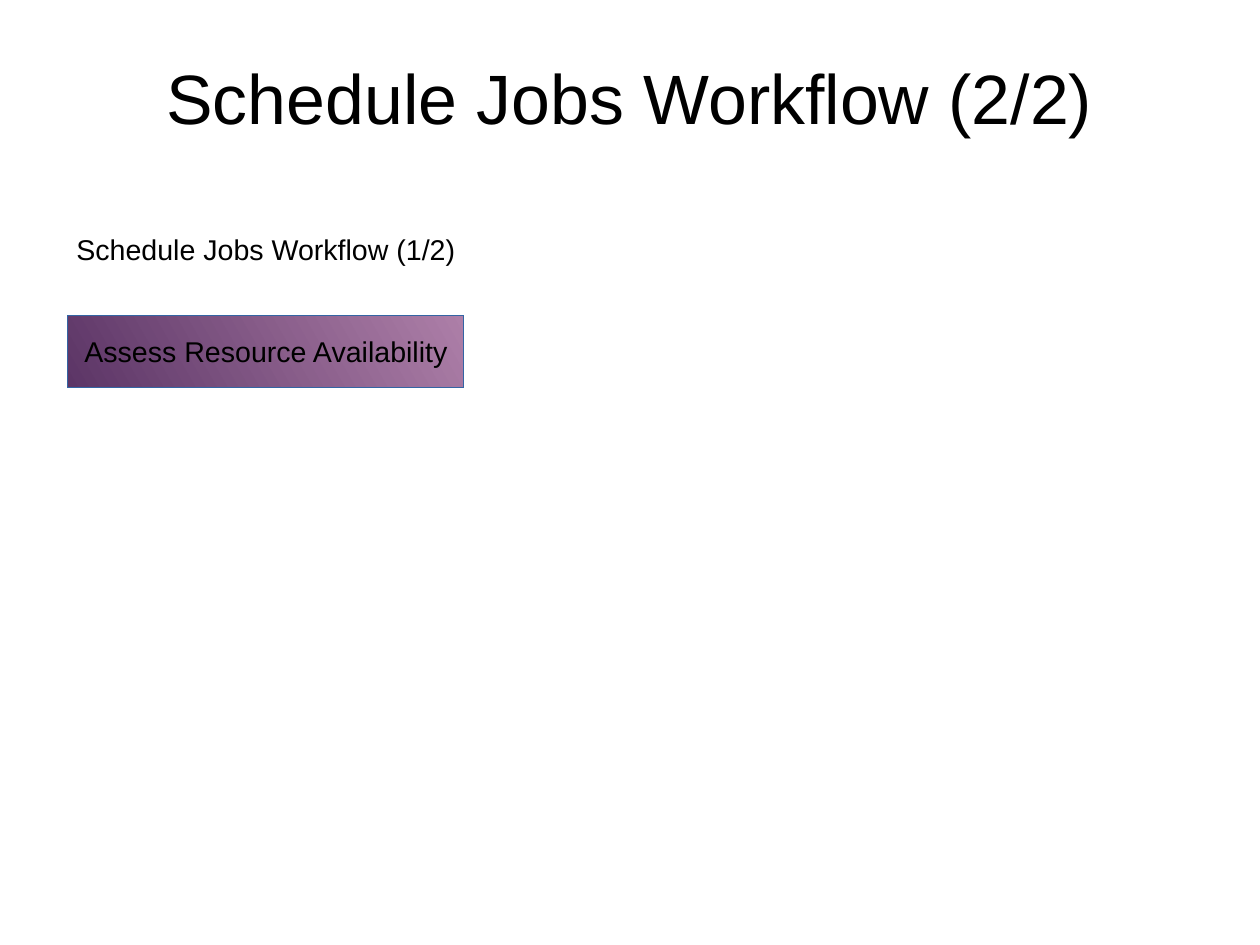
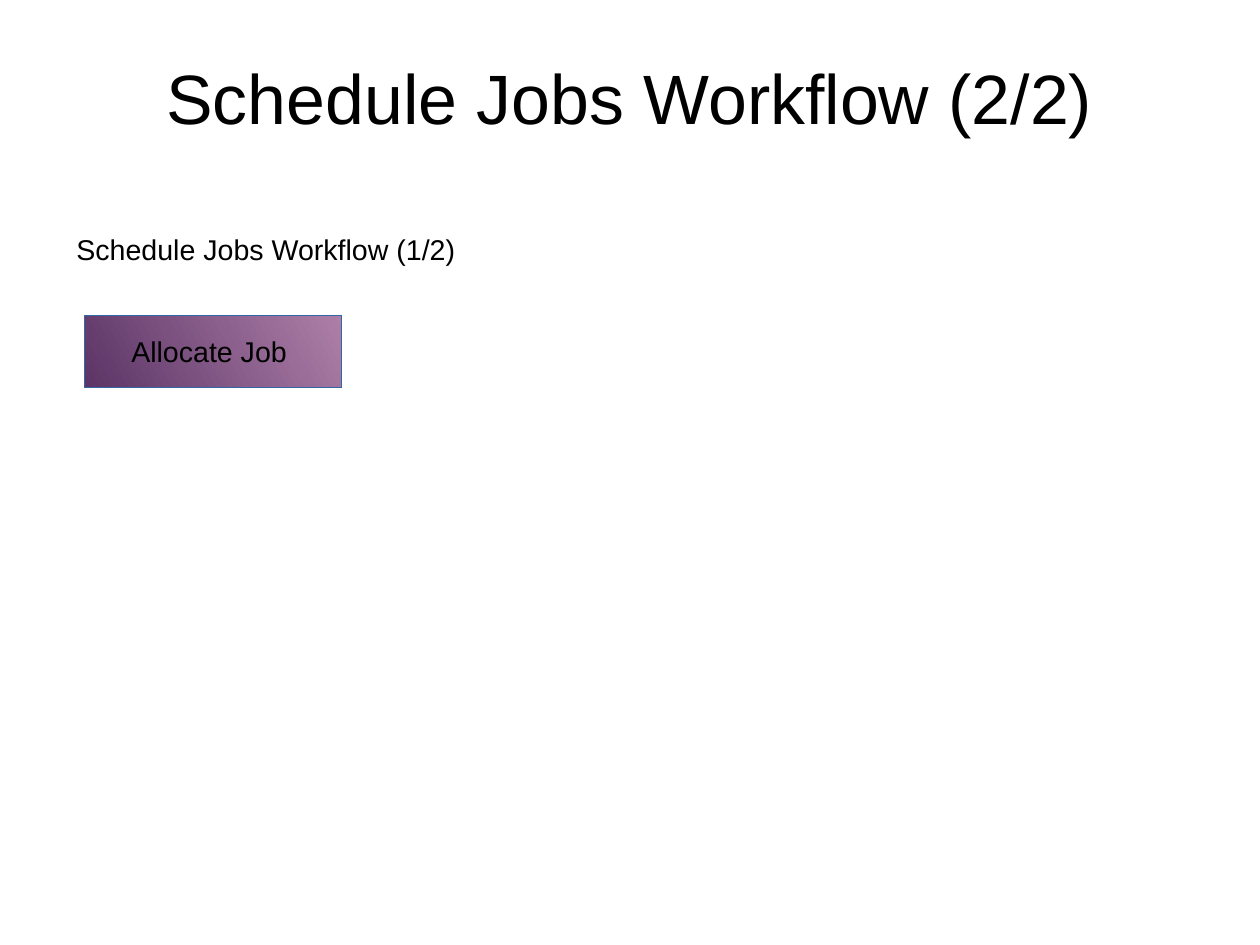
Before and after one commit to monkeysh1ne/TMNZ_Stuff, a slide deck: slide 5 of Workflows BP Models.odp (slide 4 before the commit). Drawn at 1260x945 pixels with LibreOffice and Linux fonts; fonts in the diff are those of the drawing. Boxes give left, top, right and bottom in pixels: in the first picture for what was removed or moved away, otherwise in the second. Text is boxed around its words. In the diff, an @@ line names an element or a change of style, - is before the commit and + after.

Commit message:
Added Scratchpad slide, further analysis Scheduled Jobs Workflow

```diff
--- a/Workflows BP Models.odp
+++ b/Workflows BP Models.odp
@@ rectangle resized from (x1=67, y1=316, x2=463, y2=388) to (x1=85, y1=316, x2=341, y2=388) @@
@@ text removed at (x1=84, y1=341, x2=447, y2=368) @@
-Assess Resource Availability
@@ text added at (x1=131, y1=341, x2=287, y2=362), 18 pt, text #000000 @@
+Allocate Job
```
Also in this commit, not shown: 1 other slide changed, 1 slide added, 3 other files.
